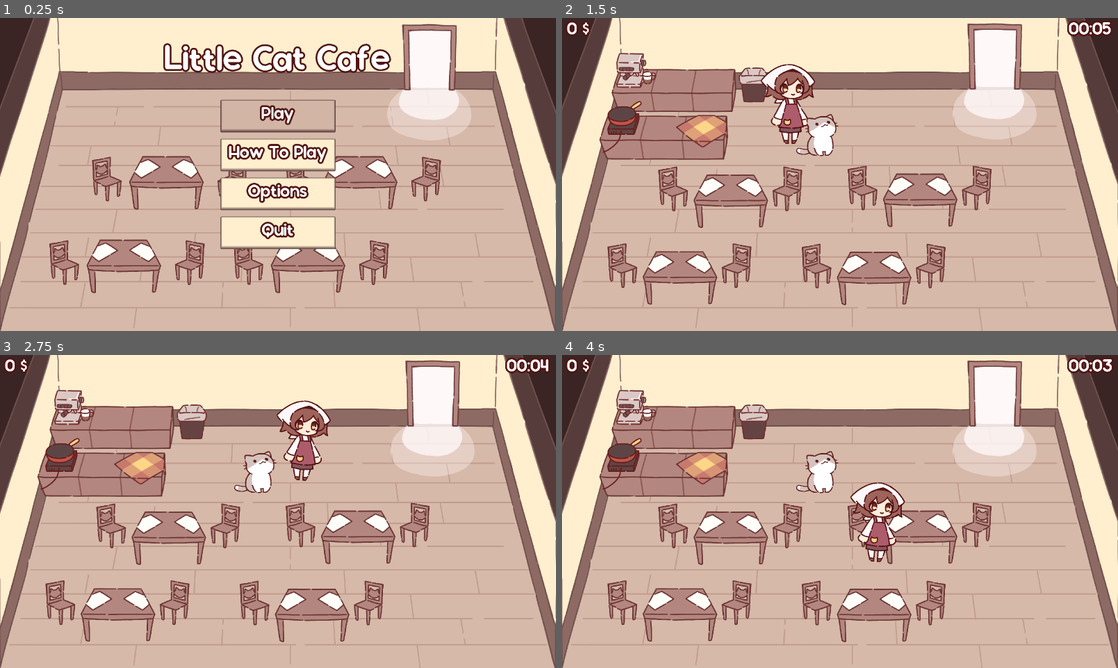
Above: before the commit, frames 1-4 (two rows, left to right).
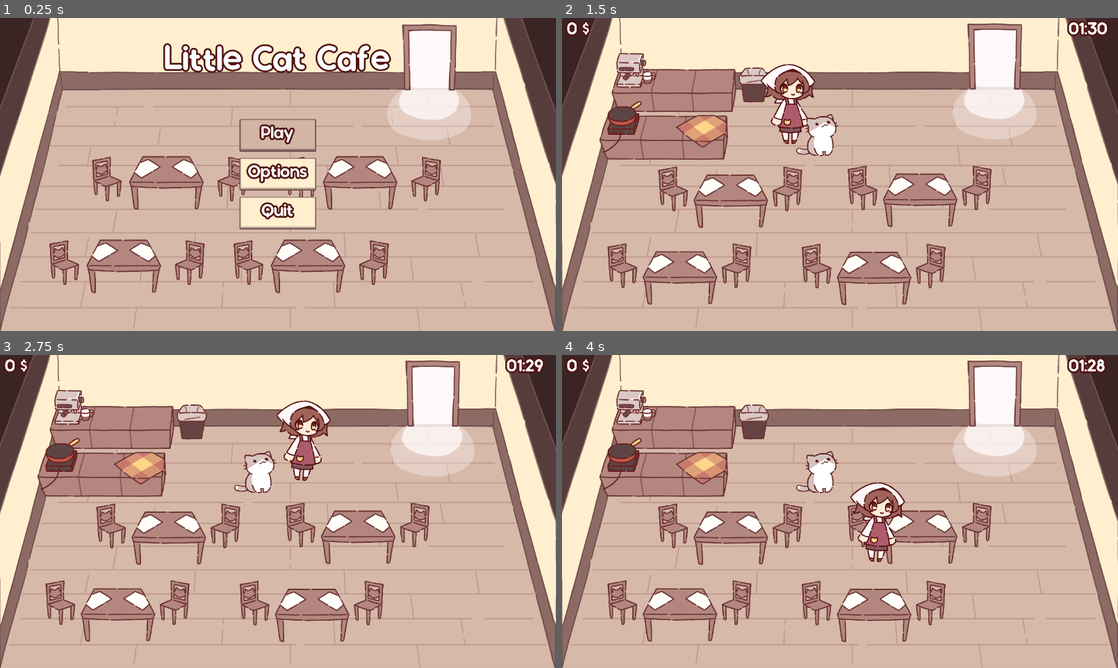
Above: after the commit, the same moments.

Repository: NuTrynity/Little-Cat-Cafe
Game: Godot game, scene res://Nodes/UI/main_menu.tscn
The game is run twice, just before and just after one commit, with the same random seed, the same clock (stepped at 60 frames per second) and the same inputs.
Inputs (mouse positions are in pixels of both pictures, inside the frame that each line leads up to):
- Up to frame 1 (0.25 s): no input
- Up to frame 2 (1.5 s): click (840, 155) at 0.5 s, where only the run before the commit has a clickable "How To Play"; click "Play" at 1.25 s
- Up to frame 3 (2.75 s): hold Right (move_right) from 2.03 s (still down); hold E (interact) from 2.03 s (still down)
- Up to frame 4 (4 s): release Right (move_right) at 2.78 s; release E (interact) at 2.78 s; hold S (move_down) 2.78-3.53 s; tap E (interact) at 2.85 s; hold Right (move_right) from 3.53 s (still down); hold E (interact) from 3.53 s (still down)

The runs differ from the first frame. In frame 1, 6.7% of the frame differs, in the area x 39-61%, y 26-74%; in frame 2, 0.2%; in frame 3, 0.2%; in frame 4, 0.2%.

Commit message:
added a randomizer to spawn npcs

Diff:
--- a/CustomResources/GameManager.tres
+++ b/CustomResources/GameManager.tres
@@ -4,5 +4,5 @@
 
 [resource]
 script = ExtResource("1_tbxon")
-game_minutes = 0
-game_seconds = 5
+game_minutes = 1
+game_seconds = 30
--- a/Nodes/UI/main_menu.tscn
+++ b/Nodes/UI/main_menu.tscn
@@ -173,10 +173,6 @@
 layout_mode = 2
 text = "Play"
 
-[node name="HowToPlay" type="Button" parent="CenterContainer/Buttons"]
-layout_mode = 2
-text = "How To Play"
-
 [node name="Options" type="Button" parent="CenterContainer/Buttons"]
 layout_mode = 2
 text = "Options"
@@ -219,7 +215,6 @@
 bus = &"Music"
 
 [connection signal="pressed" from="CenterContainer/Buttons/Play" to="." method="_on_play_pressed"]
-[connection signal="pressed" from="CenterContainer/Buttons/HowToPlay" to="." method="_on_how_to_play_pressed"]
 [connection signal="pressed" from="CenterContainer/Buttons/Options" to="." method="_on_options_pressed"]
 [connection signal="pressed" from="CenterContainer/Buttons/Quit" to="." method="_on_quit_pressed"]
 [connection signal="pressed" from="CenterContainer/Confirmation/Container/Buttons/Yes" to="." method="_on_yes_pressed"]
--- a/Scripts/ObjectScripts/door.gd
+++ b/Scripts/ObjectScripts/door.gd
@@ -1,24 +1,30 @@
 extends Node2D
 
 @export var table_manager : TableManager
-@export var npc_spawn_time : int
 
 @onready var npc_spawn_timer = Timer.new()
+@onready var randomizer = RandomNumberGenerator.new()
 
 var npc = preload("res://Nodes/CharacterNodes/npc.tscn")
+var npc_spawn_time : float
 
 func _ready():
 	setup_timer()
 	npc_spawn_timer.start()
 
+func randomize_spawn():
+	npc_spawn_time = randomizer.randf_range(1, 10)
+	npc_spawn_timer.wait_time = npc_spawn_time
+
 func setup_timer():
 	add_child(npc_spawn_timer)
 	npc_spawn_timer.one_shot = false
-	npc_spawn_timer.wait_time = npc_spawn_time
+	randomize_spawn()
 	npc_spawn_timer.connect("timeout", _on_timer_end)
 
 func _on_timer_end():
 	spawn_customer()
+	randomize_spawn()
 
 	table_manager.chair_num += 1
 
--- a/Scripts/UIScripts/main_menu.gd
+++ b/Scripts/UIScripts/main_menu.gd
@@ -15,9 +15,6 @@
 func _on_play_pressed():
 	get_tree().change_scene_to_file("res://scene_0.tscn")
 
-func _on_how_to_play_pressed():
-	pass # Replace with function body.
-
 func _on_options_pressed():
 	$CenterContainer/Buttons.hide()
 	$CenterContainer/OptionsMenu.show()
--- a/scene_0.tscn
+++ b/scene_0.tscn
@@ -61,7 +61,6 @@
 
 [node name="Door" parent="." instance=ExtResource("14_1augc")]
 position = Vector2(2000, 263)
-npc_spawn_time = 7
 
 [node name="KitchenCounter" parent="." instance=ExtResource("3_4pwpb")]
 position = Vector2(514, 409)
